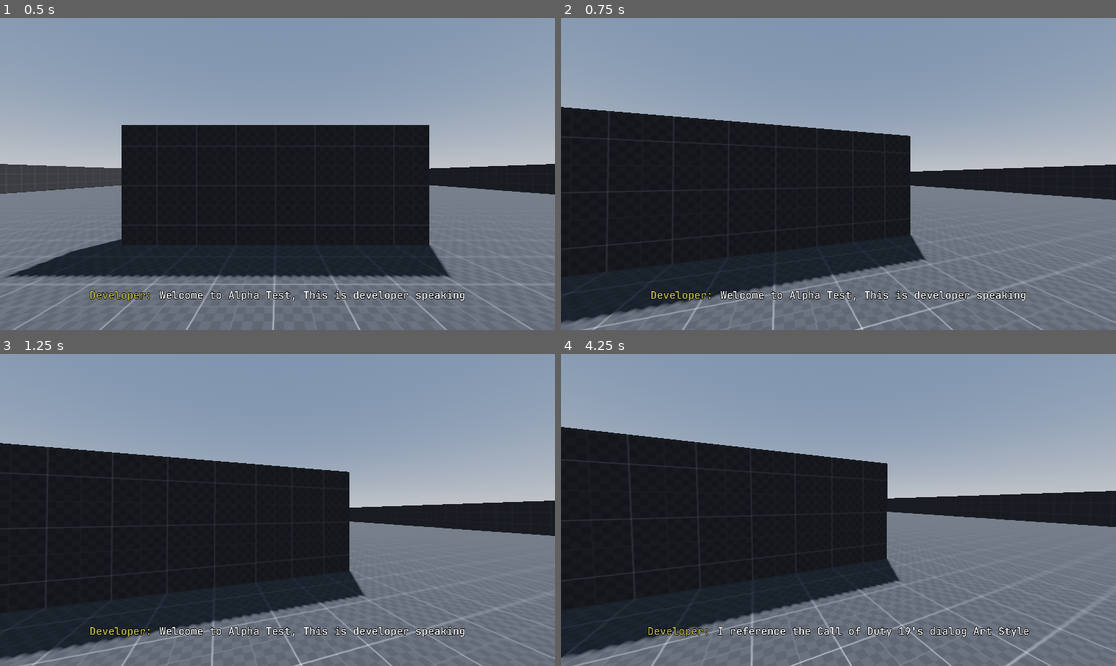
Above: before the commit, frames 1-4 (two rows, left to right).
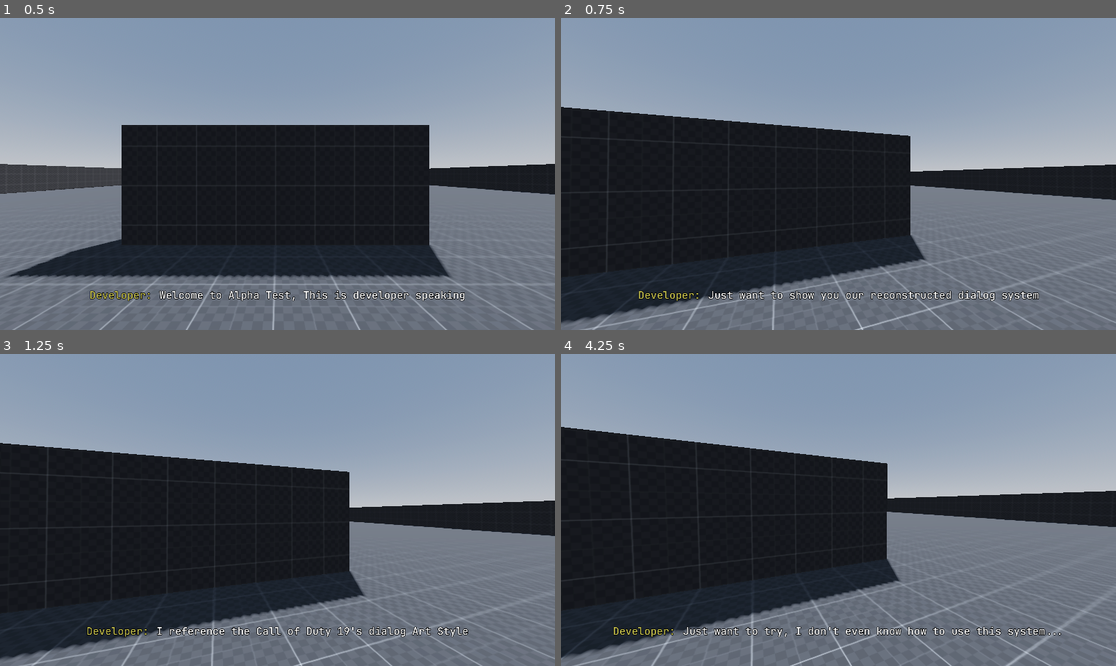
Above: after the commit, the same moments.

Repository: Zhiyi-Yang-YU/Outside-Skyline-AlphaTest
Game: Godot game, scene res://OutsideSkyline_Alpha/Scene/Level/Level_0.tscn
Two runs of this game, one before a commit and one after it. Both use one fixed random seed, a clock stepped at 60 frames per second and the inputs below.
Inputs (mouse positions are in pixels of both pictures, inside the frame that each line leads up to):
- Up to frame 1 (0.5 s): no input
- Up to frame 2 (0.75 s): tap Enter (ui_accept) at 0.5 s; move the mouse to (866, 174) at 0.52 s; hold E (ui_interact, bound only after the commit) from 0.53 s (still down)
- Up to frame 3 (1.25 s): keep holding E (ui_interact, bound only after the commit); tap Enter (ui_accept) at 0.77, 0.8, 1.07 s
- Up to frame 4 (4.25 s): tap Enter (ui_accept) at 1.25, 1.35, 1.52, 1.82, 2, 2.3, 3.02, 3.32, 3.5 s; move the mouse to (810, 510) at 1.27 s; release E (ui_interact, bound only after the commit) at 1.28 s; tap E (ui_interact, bound only after the commit) at 1.55, 2.85 s; move the mouse to (849, 503) at 2.02 s; hold E (ui_interact, bound only after the commit) 2.03-2.78 s; move the mouse to (832, 516) at 2.77 s; move the mouse to (877, 513) at 3.52 s; hold Enter (ui_accept) from 3.53 s (still down)

Frame 1 is identical in both runs. In frame 2, 1.0% of the frame differs, in the area x 14-87%, y 87-91%; in frame 3, 1.2%; in frame 4, 1.4%, in the area x 9-91%, y 87-91%.

Commit message:
一个简单的关卡流程？

Diff:
--- /dev/null
+++ b/OutsideSkyline_Alpha/Scene/Character/MrBlue.tscn
@@ -0,0 +1,53 @@
+[gd_scene load_steps=8 format=3 uid="uid://blcttmk3qb230"]
+
+[ext_resource type="Script" path="res://OutsideSkyline_Alpha/Script/Character/NPC.gd" id="1_42ej8"]
+[ext_resource type="Material" uid="uid://drik12fpjav2" path="res://OutsideSkyline_Alpha/Material/Texture_BLUE.tres" id="2_38fn3"]
+[ext_resource type="FontFile" uid="uid://sklftt7ai8dk" path="res://OutsideSkyline_Alpha/Font/JetBrainsMono-Regular.ttf" id="3_gaykj"]
+[ext_resource type="Script" path="res://OutsideSkyline_Alpha/Script/Character/MrBlue.gd" id="4_gwr1y"]
+
+[sub_resource type="CapsuleMesh" id="CapsuleMesh_daxel"]
+
+[sub_resource type="CapsuleShape3D" id="CapsuleShape3D_42di8"]
+
+[sub_resource type="SphereShape3D" id="SphereShape3D_wcjrv"]
+radius = 3.0
+
+[node name="MrBlue" type="Node3D" groups=["PlayerGroup"]]
+process_mode = 1
+script = ExtResource("1_42ej8")
+npcName = "Mr.Blue"
+
+[node name="VisualNode" type="Node3D" parent="."]
+
+[node name="Body" type="Node3D" parent="VisualNode"]
+
+[node name="BodyMesh" type="MeshInstance3D" parent="VisualNode/Body"]
+transform = Transform3D(1, 0, 0, 0, 1, 0, 0, 0, 1, 0, 1, 0)
+material_override = ExtResource("2_38fn3")
+mesh = SubResource("CapsuleMesh_daxel")
+skeleton = NodePath("../..")
+
+[node name="NPCNameLabel" type="Label3D" parent="VisualNode"]
+transform = Transform3D(1, 0, 0, 0, 1, 0, 0, 0, 1, 0, 2.2, 0)
+text = "Mr.Blue"
+font = ExtResource("3_gaykj")
+font_size = 50
+
+[node name="RigidBody3D" type="RigidBody3D" parent="."]
+
+[node name="Stand_CollisionShape3D" type="CollisionShape3D" parent="RigidBody3D"]
+transform = Transform3D(1, 0, 0, 0, 1, 0, 0, 0, 1, 0, 1, 0)
+shape = SubResource("CapsuleShape3D_42di8")
+
+[node name="CanInteractArea" type="Area3D" parent="."]
+
+[node name="CollisionShape3D" type="CollisionShape3D" parent="CanInteractArea"]
+shape = SubResource("SphereShape3D_wcjrv")
+
+[node name="MrBlueComponent" type="Node3D" parent="."]
+script = ExtResource("4_gwr1y")
+
+[connection signal="body_entered" from="CanInteractArea" to="." method="_on_can_interact_area_body_entered"]
+[connection signal="body_entered" from="CanInteractArea" to="MrBlueComponent" method="_on_can_interact_area_body_entered"]
+[connection signal="body_exited" from="CanInteractArea" to="." method="_on_can_interact_area_body_exited"]
+[connection signal="body_exited" from="CanInteractArea" to="MrBlueComponent" method="_on_can_interact_area_body_exited"]
--- a/OutsideSkyline_Alpha/Scene/Level/Basic_Level_Memory.tscn
+++ b/OutsideSkyline_Alpha/Scene/Level/Basic_Level_Memory.tscn
@@ -1,23 +1,12 @@
-[gd_scene load_steps=3 format=3 uid="uid://5sguweeqt816"]
+[gd_scene load_steps=4 format=3 uid="uid://5sguweeqt816"]
 
 [ext_resource type="Material" uid="uid://ctvb3o1t8t1o5" path="res://OutsideSkyline_Alpha/Material/DemoTexture_GreyTilemap.tres" id="1_g5wrp"]
 [ext_resource type="Material" uid="uid://d0wtslghyf6f0" path="res://OutsideSkyline_Alpha/Material/Texture_GREEN.tres" id="2_6ylmt"]
+[ext_resource type="Material" uid="uid://dfc6ukiys7f6w" path="res://OutsideSkyline_Alpha/Material/Texture_RED.tres" id="3_26gis"]
 
 [node name="Level" type="Node3D"]
 
 [node name="VisualNode" type="Node3D" parent="."]
-
-[node name="TestingBox2" type="CSGBox3D" parent="VisualNode"]
-transform = Transform3D(1, 0, 0, 0, 1, 0, 0, 0, 1, 0, 1, -4.9616)
-material_override = ExtResource("2_6ylmt")
-use_collision = true
-size = Vector3(7.8, 2, 8.83508)
-
-[node name="TestingBox3" type="CSGBox3D" parent="VisualNode"]
-transform = Transform3D(1, 0, 0, 0, 1, 0, 0, 0, 1, 0, 0.5, 3.86953)
-material_override = ExtResource("2_6ylmt")
-use_collision = true
-size = Vector3(7.8, 1.02299, 8.83508)
 
 [node name="Structure" type="Node3D" parent="VisualNode"]
 
@@ -51,3 +40,21 @@
 material_override = ExtResource("2_6ylmt")
 use_collision = true
 size = Vector3(50, 3.8, 1)
+
+[node name="TestingBox" type="CSGBox3D" parent="VisualNode"]
+transform = Transform3D(1, 0, 0, 0, 1, 0, 0, 0, 1, 0, 1.5, 14.8434)
+material_override = ExtResource("1_g5wrp")
+use_collision = true
+size = Vector3(7.8, 3.06321, 1)
+
+[node name="TestingBox2" type="CSGBox3D" parent="VisualNode"]
+transform = Transform3D(1, 0, 0, 0, 1, 0, 0, 0, 1, 0, 1, -13.4511)
+material_override = ExtResource("3_26gis")
+use_collision = true
+size = Vector3(7.8, 2, 8.83508)
+
+[node name="TestingBox3" type="CSGBox3D" parent="VisualNode"]
+transform = Transform3D(1, 0, 0, 0, 1, 0, 0, 0, 1, 0, 0.5, -4.61995)
+material_override = ExtResource("3_26gis")
+use_collision = true
+size = Vector3(7.8, 1.02299, 8.83508)
--- a/OutsideSkyline_Alpha/Scene/Level/Level_0.tscn
+++ b/OutsideSkyline_Alpha/Scene/Level/Level_0.tscn
@@ -5,20 +5,12 @@
 [ext_resource type="Script" path="res://OutsideSkyline_Alpha/Script/GameplayUI/GameManager.gd" id="3_gjmi4"]
 [ext_resource type="PackedScene" uid="uid://5sguweeqt816" path="res://OutsideSkyline_Alpha/Scene/Level/Basic_Level_Memory.tscn" id="3_n7no7"]
 [ext_resource type="PackedScene" uid="uid://c0s8kdotmhivi" path="res://OutsideSkyline_Alpha/Scene/Character/Player.tscn" id="5_gsoxp"]
-[ext_resource type="PackedScene" uid="uid://dhjfs8vqf235f" path="res://OutsideSkyline_Alpha/Scene/Character/NPC.tscn" id="5_kfdhp"]
 [ext_resource type="Script" path="res://OutsideSkyline_Alpha/Script/GameplayUI/GameplayUI_Manager.gd" id="5_p43ex"]
 [ext_resource type="FontFile" uid="uid://dq84fvkbrfrj3" path="res://OutsideSkyline_Alpha/Font/JetBrainsMono-Bold.ttf" id="6_d8lwe"]
 [ext_resource type="FontFile" uid="uid://4hxhewmwpgm8" path="res://OutsideSkyline_Alpha/Font/JetBrainsMono-Medium.ttf" id="7_rodwu"]
 [ext_resource type="PackedScene" uid="uid://dcgkqubno5qmk" path="res://OutsideSkyline_Alpha/Scene/UI/dialog_box.tscn" id="8_002b4"]
 [ext_resource type="Script" path="res://OutsideSkyline_Alpha/Script/Level/Level_0.gd" id="8_7m76s"]
-
-[sub_resource type="LabelSettings" id="LabelSettings_2r3r2"]
-font = ExtResource("6_d8lwe")
-font_size = 72
-
-[sub_resource type="LabelSettings" id="LabelSettings_d2lrq"]
-font = ExtResource("7_rodwu")
-font_size = 42
+[ext_resource type="PackedScene" uid="uid://blcttmk3qb230" path="res://OutsideSkyline_Alpha/Scene/Character/MrBlue.tscn" id="11_2g1du"]
 
 [sub_resource type="ProceduralSkyMaterial" id="ProceduralSkyMaterial_jnkxl"]
 sky_horizon_color = Color(0.64625, 0.65575, 0.67075, 1)
@@ -33,22 +25,33 @@
 tonemap_mode = 2
 glow_enabled = true
 
+[sub_resource type="LabelSettings" id="LabelSettings_2r3r2"]
+font = ExtResource("6_d8lwe")
+font_size = 72
+
+[sub_resource type="LabelSettings" id="LabelSettings_d2lrq"]
+font = ExtResource("7_rodwu")
+font_size = 42
+
 [node name="Node3D" type="Node3D"]
 process_mode = 3
 script = ExtResource("1_gt1kv")
 
+[node name="Setting" type="Node3D" parent="."]
+
+[node name="WorldEnvironment" type="WorldEnvironment" parent="Setting"]
+environment = SubResource("Environment_qpju7")
+
+[node name="DirectionalLight3D" type="DirectionalLight3D" parent="Setting"]
+transform = Transform3D(-0.866025, -0.433013, 0.25, 0, 0.5, 0.866025, -0.5, 0.75, -0.433013, 0, 0, 0)
+shadow_enabled = true
+
 [node name="GameLevel" type="Node3D" parent="."]
 
 [node name="RealityLevel" parent="GameLevel" instance=ExtResource("1_46ffi")]
 
 [node name="MemoryLevel" parent="GameLevel" instance=ExtResource("3_n7no7")]
 transform = Transform3D(1, 0, 0, 0, 1, 0, 0, 0, 1, 0, 100, 0)
-
-[node name="Player" parent="." instance=ExtResource("5_gsoxp")]
-transform = Transform3D(1, 0, 0, 0, 1, 0, 0, 0, 1, 0, 0, 20)
-
-[node name="NPC" parent="." instance=ExtResource("5_kfdhp")]
-transform = Transform3D(1, 0, 0, 0, 1, 0, 0, 0, 1, 0, 0, 7)
 
 [node name="UI" type="Node3D" parent="." groups=["UI"]]
 script = ExtResource("5_p43ex")
@@ -212,14 +215,11 @@
 [node name="Level0_Component" type="Node3D" parent="."]
 script = ExtResource("8_7m76s")
 
-[node name="Setting" type="Node3D" parent="."]
-
-[node name="WorldEnvironment" type="WorldEnvironment" parent="Setting"]
-environment = SubResource("Environment_qpju7")
-
-[node name="DirectionalLight3D" type="DirectionalLight3D" parent="Setting"]
-transform = Transform3D(-0.866025, -0.433013, 0.25, 0, 0.5, 0.866025, -0.5, 0.75, -0.433013, 0, 0, 0)
-shadow_enabled = true
+[node name="Player" parent="." instance=ExtResource("5_gsoxp")]
+transform = Transform3D(1, 0, 0, 0, 1, 0, 0, 0, 1, 0, 0, 20)
+
+[node name="MrBlue" parent="." instance=ExtResource("11_2g1du")]
+transform = Transform3D(1, 0, 0, 0, 1, 0, 0, 0, 1, 0, 0, 7)
 
 [connection signal="button_up" from="UI/Control_GameMenuUI/GamePause/GameContinueButton" to="GameManager" method="_on_game_continue_button_button_up"]
 [connection signal="button_up" from="UI/Control_GameMenuUI/GamePause/GameHow2playButton" to="GameManager" method="_on_game_how_2_play_button_button_up"]
--- a/OutsideSkyline_Alpha/Scene/UI/dialog_box.tscn
+++ b/OutsideSkyline_Alpha/Scene/UI/dialog_box.tscn
@@ -49,6 +49,6 @@
 vertical_alignment = 1
 
 [node name="DialogTimer" type="Timer" parent="."]
-wait_time = 1.9
+wait_time = 0.5
 
 [connection signal="timeout" from="DialogTimer" to="." method="_on_dialog_timer_timeout"]
--- /dev/null
+++ b/OutsideSkyline_Alpha/Script/Character/MrBlue.gd
@@ -0,0 +1,25 @@
+extends Node3D
+
+@onready var mrBlue: Node3D = get_parent()
+
+
+func _ready() -> void:
+	pass # Replace with function body.
+
+
+# Called every frame. 'delta' is the elapsed time since the previous frame.
+func _process(delta: float) -> void:
+	pass
+
+
+func _unhandled_input(event: InputEvent) -> void:
+	if mrBlue.canInteractNow and event.is_action_pressed("ui_interact"):
+		DialogBox._showDialogBox(DramaScript._0_002)
+
+
+func _on_can_interact_area_body_entered(body: Node3D) -> void:
+	pass # Replace with function body.
+
+
+func _on_can_interact_area_body_exited(body: Node3D) -> void:
+	pass # Replace with function body.
--- a/OutsideSkyline_Alpha/Script/Character/NPC.gd
+++ b/OutsideSkyline_Alpha/Script/Character/NPC.gd
@@ -7,7 +7,7 @@
 var ui: Node3D
 var ui_npcInteractInfo: Label
 var canInteractLabel: String = "Press 'E' to interact with XXX"
-var canNOTInteractLabel: String = "cannot talk to XXX"
+var canNOTInteractLabel: String = ""
 
 @onready var npcLabel: Label3D = $VisualNode/NPCNameLabel
 
@@ -22,6 +22,9 @@
 
 
 func _process(delta: float) -> void:
+	if not isInteractable:
+		canInteractNow = false
+
 	_npcLabelSetup()
 
 
@@ -66,7 +69,6 @@
 	else:
 		npcLabel.text = npcName
 		canInteractLabel = "Press 'E' to interact with " + npcName
-		canNOTInteractLabel = "cannot talk to " + npcName
 
 
 func _on_can_interact_area_body_entered(playerNode: Node3D) -> void:
--- a/OutsideSkyline_Alpha/Script/Dialog/DialogBox.gd
+++ b/OutsideSkyline_Alpha/Script/Dialog/DialogBox.gd
@@ -19,21 +19,7 @@
 
 func _ready() -> void:
 	_hideDialogBox()
-	_showDialogBox([
-		{speaker = "Developer: ", speakerCamp = NEUTRAL, text = "Welcome to Alpha Test, This is developer speaking"},
-		{speaker = "Developer: ", speakerCamp = NEUTRAL, text = "Just want to show you our reconstructed dialog system"},
-		{speaker = "Player: ", speakerCamp = FRIENDLY, text = "sure"},
-		{speaker = "Developer: ", speakerCamp = NEUTRAL, text = "I reference the Call of Duty 19's dialog Art Style"},
-		{speaker = "Developer: ", speakerCamp = ENEMY, text = "When speaker is red, enemies are speaking"},
-		{speaker = "Developer: ", speakerCamp = ENEMY, text = "Don't attack me, this is only a demo"},
-		{speaker = "Developer: ", speakerCamp = FRIENDLY, text = "When speaker is blue, friendlys are speaking"},
-		{speaker = "Developer: ", speakerCamp = NEUTRAL, text = "When speaker is yellow,the speaker belongs to neutral camps"},
-		{speaker = "Player: ", speakerCamp = FRIENDLY, text = "Nice"},
-		{speaker = "Developer: ", speakerCamp = NEUTRAL, text = "Don't ask me why do we have this setting"},
-		{speaker = "Developer: ", speakerCamp = NEUTRAL, text = "Just want to try, I don't even know how to use this system..."},
-		{speaker = "Developer: ", speakerCamp = NEUTRAL, text = "...in a walking sims"},
-		{speaker = "Developer: ", speakerCamp = NEUTRAL, text = "talk to Mr.Blue, He has something want to show you"},
-	])
+
 
 	dialogTimer.start()
 
--- a/OutsideSkyline_Alpha/Script/Dialog/DramaScript.gd
+++ b/OutsideSkyline_Alpha/Script/Dialog/DramaScript.gd
@@ -1,4 +1,17 @@
 extends Node
+
+const TEST_MESSAGE: Array = [
+	{
+		speaker = "Developer: ",
+		speakerCamp = DialogBox.NEUTRAL,
+		text = "This is a testing message"
+	},
+	{
+		speaker = "Developer: ",
+		speakerCamp = DialogBox.NEUTRAL,
+		text = "Testing message end"
+	},
+]
 
 const _0_001: Array = [
 	{
@@ -53,3 +66,16 @@
 		text = "talk to Mr.Blue, He has something want to show you"
 	},
 ]
+
+const _0_002: Array = [
+	{
+		speaker = "Mr.Blue: ",
+		speakerCamp = DialogBox.FRIENDLY,
+		text = "This is a dialog test"
+	},
+	{
+		speaker = "Mr.Blue: ",
+		speakerCamp = DialogBox.FRIENDLY,
+		text = "Welcome Here, My friend"
+	},
+]
--- a/OutsideSkyline_Alpha/Script/GameplayUI/DialogBox.gd
+++ b/OutsideSkyline_Alpha/Script/GameplayUI/DialogBox.gd
@@ -16,32 +16,23 @@
 var dialogsArray: Array = []
 var curr: int = 0
 
+signal dialogueFinishedSignal
 
 func _ready() -> void:
-	pass
 	_hideDialogBox()
 	dialogTimer.start()
 
 
-func _unhandled_input(event: InputEvent) -> void:
-	if event.is_action_pressed("ui_accept"):
-		dialogTimer.stop()
-		if curr + 1 < dialogsArray.size():
-			_showDialog(curr + 1)
-		else:
-			_hideDialogBox()
-		get_viewport().set_input_as_handled()
-		dialogTimer.start()
-
-
 func _hideDialogBox() -> void:
 	dialogContent.hide()
+	emit_signal("dialogueFinishedSignal")
 
 
 func _showDialogBox(_dialogsArray: Array) -> void:
 	dialogsArray = _dialogsArray
 	dialogContent.show()
 	_showDialog(0)
+	dialogTimer.start()
 
 
 func _showDialog(index: int) -> void:
@@ -62,4 +53,4 @@
 		_showDialog(curr + 1)
 	else:
 		_hideDialogBox()
-		dialogTimer.stop()  # 停止Timer
+		dialogTimer.stop()
--- a/OutsideSkyline_Alpha/Script/Level/Level_0.gd
+++ b/OutsideSkyline_Alpha/Script/Level/Level_0.gd
@@ -1,7 +1,15 @@
 extends Node3D
 
-@onready var player: CharacterBody3D = $Player
+@onready var player: CharacterBody3D = $"../Player"
+@onready var mrBlue: Node3D = $"../MrBlue"
+
+var eventNum: int = 0
+
+var event1_check: bool = false
+var event2_check: bool = false
+var event3_check: bool = false
 
 
 func _ready() -> void:
+#	mrBlue.hide()
 	DialogBox._showDialogBox(DramaScript._0_001)
--- a/project.godot
+++ b/project.godot
@@ -82,3 +82,8 @@
 "events": [Object(InputEventKey,"resource_local_to_scene":false,"resource_name":"","device":-1,"window_id":0,"alt_pressed":false,"shift_pressed":false,"ctrl_pressed":false,"meta_pressed":false,"pressed":false,"keycode":0,"physical_keycode":81,"key_label":0,"unicode":113,"echo":false,"script":null)
 ]
 }
+ui_interact={
+"deadzone": 0.5,
+"events": [Object(InputEventKey,"resource_local_to_scene":false,"resource_name":"","device":-1,"window_id":0,"alt_pressed":false,"shift_pressed":false,"ctrl_pressed":false,"meta_pressed":false,"pressed":false,"keycode":0,"physical_keycode":69,"key_label":0,"unicode":101,"echo":false,"script":null)
+]
+}
Not shown, changed: README.md
